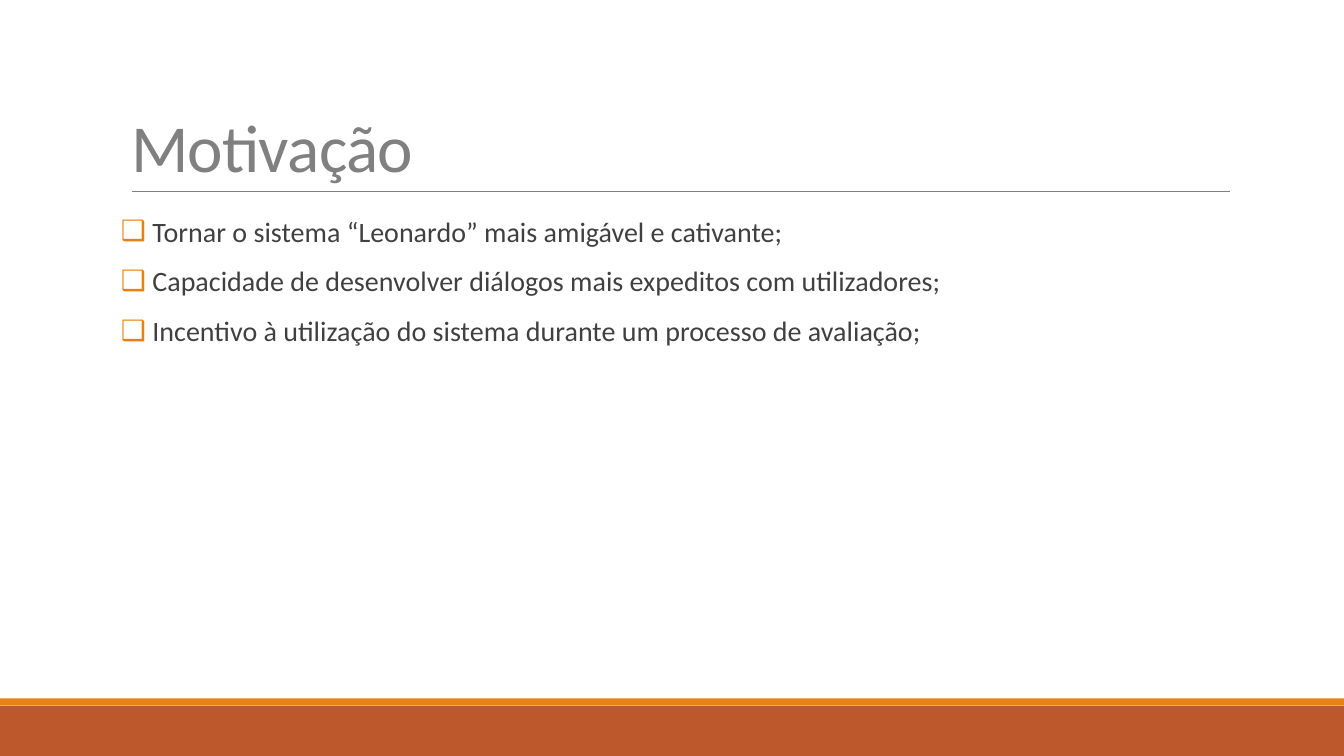
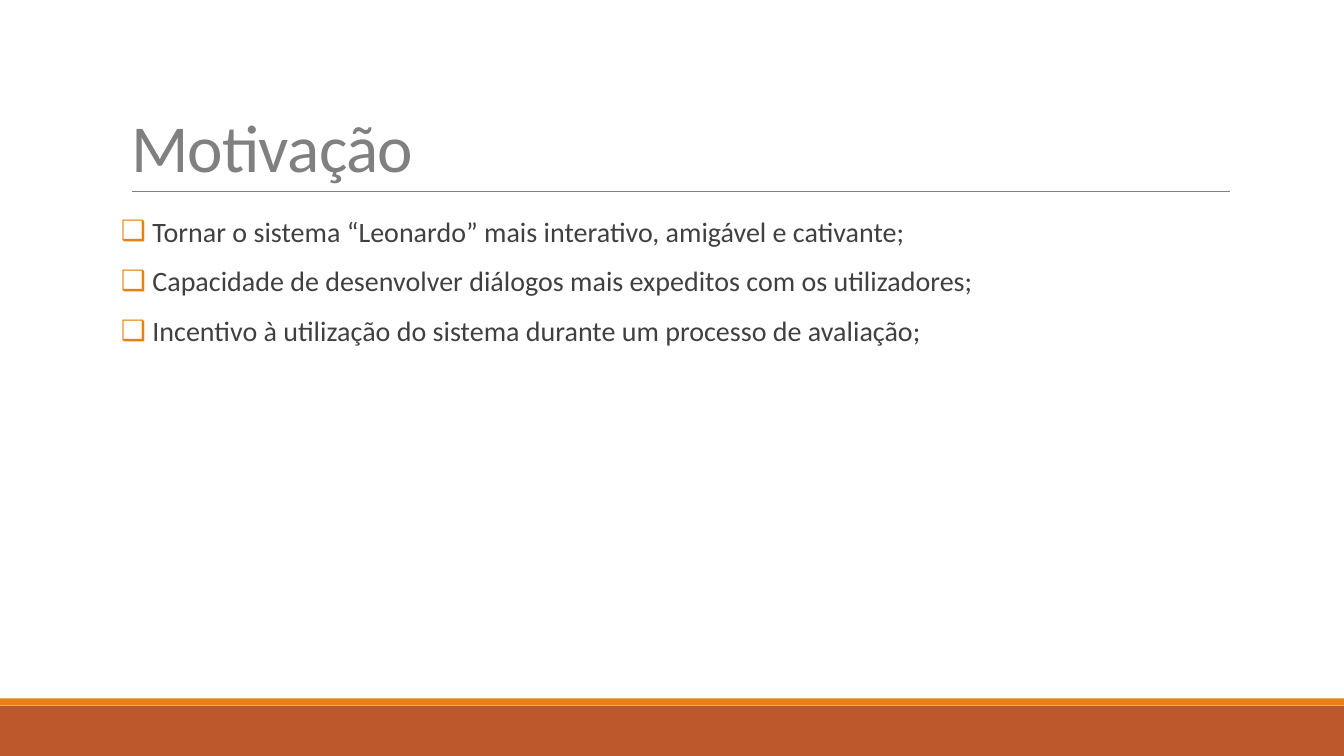
Before and after one commit to diisnc/Dialog_Agent_1819, a slide deck: slide 4 of Report/presentation.pptx. Drawn at 1344x756 pixels with LibreOffice and Linux fonts; fonts in the diff are those of the drawing. Boxes give left, top, right and bottom in pixels: in the first picture for what was removed or moved away, otherwise in the second. Text is boxed around its words. In the diff, an @@ line names an element or a change of style, - is before the commit and + after.

```diff
--- a/Report/presentation.pptx
+++ b/Report/presentation.pptx
@@ text at (152, 222, 973, 296): text changed @@
-❑ Tornar o sistema “Leonardo” mais amigável e cativante;
-❑ Capacidade de desenvolver diálogos mais expeditos com utilizadores;
+❑ Tornar o sistema “Leonardo” mais interativo, amigável e cativante;
+❑ Capacidade de desenvolver diálogos mais expeditos com os utilizadores;
```
Also in this commit, not shown: 9 other slides changed, 1 other file.
